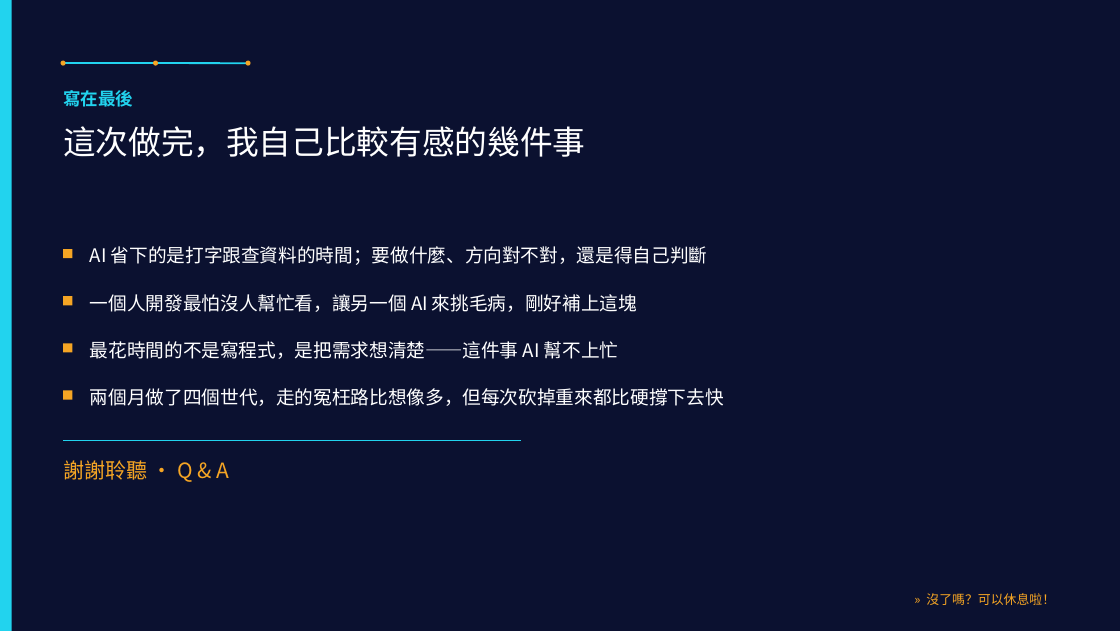
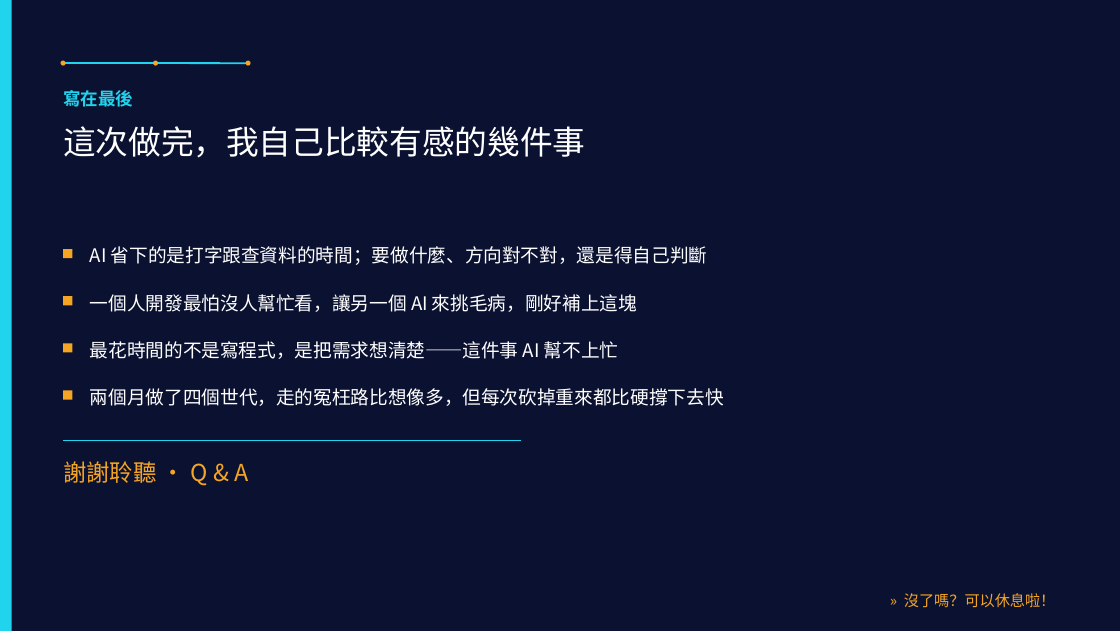
Before and after one commit to LinGaOscar/Spring-MissionBoard, a slide deck: slide 24 of docs/專案介紹.pptx (slide 27 before the commit). Drawn at 1120x631 pixels with LibreOffice and Linux fonts; fonts in the diff are those of the drawing. Boxes give left, top, right and bottom in pixels: in the first picture for what was removed or moved away, otherwise in the second. Text is boxed around its words. In the diff, an @@ line names an element or a change of style, - is before the commit and + after.

```diff
--- a/docs/專案介紹.pptx
+++ b/docs/專案介紹.pptx
@@ text "謝謝聆聽 · Q & A" at <box>63,461,248,486</box>: size 18 to 20 pt @@
@@ text "» 沒了嗎？可以休息啦！" at <box>904,593,1055,608</box>: size 11 to 13 pt @@
```
Also in this commit, not shown: 23 other slides changed, 3 slides removed.
